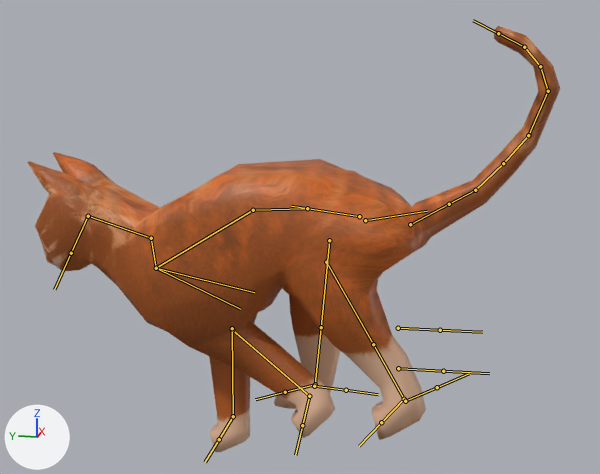
Before and after pictures for a commit that changed the FBX model CatOnALedge2/Assets/Art/Cat_Animated.fbx.
Before and after are seen from a 50 mm camera at (-7.32, -2.09, 3.64) aimed at (0.07, -0.61, 1.79). Arrows for +X, +Y and +Z are at lower left; the lights stay in place. Both versions are drawn at frame 24 of the action 'Armature|Walk'; the numbers are the values there. The bones that bend it are drawn over the model as lines.

Names of what the first picture shows: 'CatMesh'.
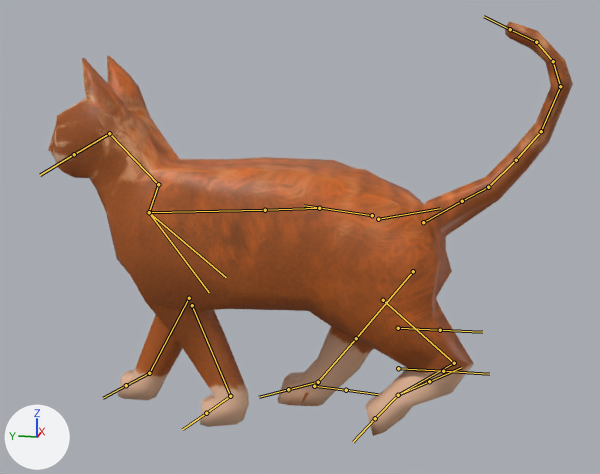
What changed in the scene script:
```text
Change bone_pelvis:
    where bone_pelvis = bpy.data.objects['Armature'].pose.bones['Pelvis']
    bone_pelvis.location: (0.0, -0.2, -0.13) -> (0.0, -0.31, -0.11)
Change bone_spine1_001:
    where bone_spine1_001 = bpy.data.objects['Armature'].pose.bones['spine1.001']  # child of 'spine1'
    bone_spine1_001.rotation_quaternion: (0.968, 0.249, 0.002, -0.002) -> (1.0, 0.0, 0.009, 0.011)  # degrees (29, 0, 0) -> degrees (0, 1, 1)
Change bone_spine1_004:
    where bone_spine1_004 = bpy.data.objects['Armature'].pose.bones['spine1.004']  # child of 'spine1.003'
    bone_spine1_004.rotation_quaternion: (0.995, 0.098, 0.001, -0.001) -> (0.998, 0.06, -0.001, 0.001)  # degrees (11, 0, 0) -> degrees (7, 0, 0)
Change bone_hand_l:
    where bone_hand_l = bpy.data.objects['Armature'].pose.bones['hand.L']  # child of 'midarm.L'
    bone_hand_l.rotation_quaternion: (0.995, -0.101, 0.0, 0.0) -> (0.981, -0.195, 0.0, 0.002)  # degrees (-12, 0, 0) -> degrees (-22, 0, 0)
Change bone_thigh_l:
    where bone_thigh_l = bpy.data.objects['Armature'].pose.bones['Thigh.L']  # child of 'Pelvis'
    bone_thigh_l.location: (-0.04, -0.32, -0.1) -> (0.01, 0.14, 0.13)
    bone_thigh_l.rotation_quaternion: (0.998, 0.062, 0.018, -0.02) -> (0.977, 0.205, 0.049, 0.04)  # degrees (7, 2, -2) -> degrees (24, 5, 6)
Change bone_ankle_l:
    where bone_ankle_l = bpy.data.objects['Armature'].pose.bones['ankle.L']  # child of 'Thigh.L'
    bone_ankle_l.rotation_quaternion: (0.938, 0.339, 0.0, 0.068) -> (0.861, -0.499, 0.0, -0.1)  # degrees (40, -3, 7) -> degrees (-60, -6, -10)
Change bone_foot_l_001:
    where bone_foot_l_001 = bpy.data.objects['Armature'].pose.bones['foot.L.001']  # child of 'ankle.L'
    bone_foot_l_001.rotation_quaternion: (0.993, -0.099, 0.009, -0.067) -> (0.809, 0.588, -0.024, -0.004)  # degrees (-11, 0, -8) -> degrees (72, -2, -2)
Change bone_thigh_r:
    where bone_thigh_r = bpy.data.objects['Armature'].pose.bones['Thigh.R']  # child of 'Pelvis'
    bone_thigh_r.location: (0.05, -0.36, -0.19) -> (0.01, 0.16, 0.34)
    bone_thigh_r.rotation_quaternion: (0.973, -0.228, 0.002, 0.039) -> (0.866, -0.499, -0.009, 0.033)  # degrees (-26, 1, 4) -> degrees (-60, 1, 4)
Change bone_foot_r_001:
    where bone_foot_r_001 = bpy.data.objects['Armature'].pose.bones['foot.R.001']  # child of 'ankle.R'
    bone_foot_r_001.rotation_quaternion: (0.996, -0.086, -0.029, 0.015) -> (0.979, 0.197, -0.04, 0.007)  # degrees (-10, -3, 2) -> degrees (23, -5, 0)
Change bone_bone:
    where bone_bone = bpy.data.objects['Armature'].pose.bones['Bone']
    bone_bone.location: (0.0, 0.11, 0.26) -> (0.0, 0.22, 0.27)
    bone_bone.rotation_quaternion: (0.999, 0.043, 0.0, 0.0) -> (0.999, 0.036, 0.0, 0.0)  # degrees (5, 0, 0) -> degrees (4, 0, 0)
```

Location of each change, (x1, y1, x2, y2) in pixels of the pictures (600 x 474 px):
'CatMesh', posed: before (27, 26, 560, 452); after (48, 22, 573, 436)
bone 'Pelvis', root to tip: before (359, 216) to (291, 206); after (372, 215) to (304, 205)
bone 'spine1.001', root to tip: before (253, 210) to (156, 268); after (265, 210) to (149, 212)
bone 'spine1.004', root to tip: before (88, 216) to (71, 253); after (109, 133) to (74, 154)
bone 'hand.L', root to tip: before (309, 396) to (302, 425); after (230, 396) to (206, 413)
bone 'Thigh.L', root to tip: before (326, 262) to (373, 344); after (383, 300) to (454, 363)
bone 'ankle.L', root to tip: before (373, 344) to (404, 399); after (454, 363) to (398, 395)
bone 'foot.L.001', root to tip: before (404, 399) to (381, 422); after (398, 395) to (375, 418)
bone 'Thigh.R', root to tip: before (329, 240) to (321, 327); after (413, 271) to (356, 338)
bone 'foot.R.001', root to tip: before (315, 384) to (285, 392); after (318, 382) to (288, 389)
bone 'Bone', root to tip: before (365, 220) to (427, 211); after (378, 219) to (440, 208)
